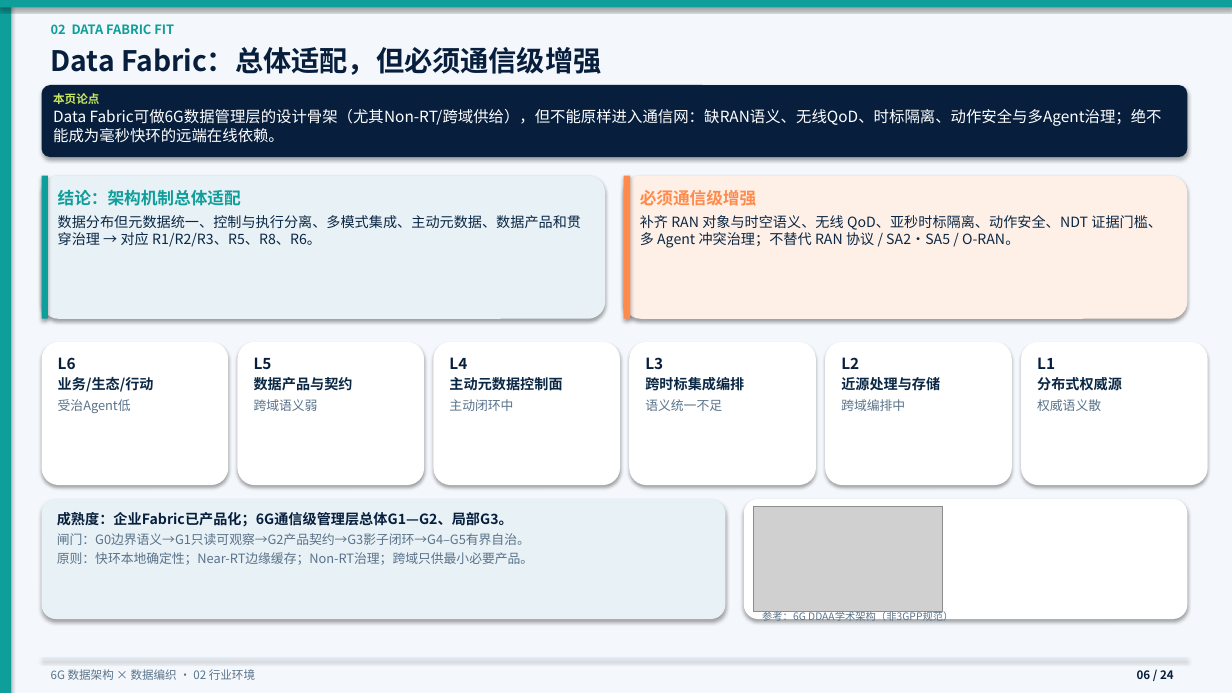
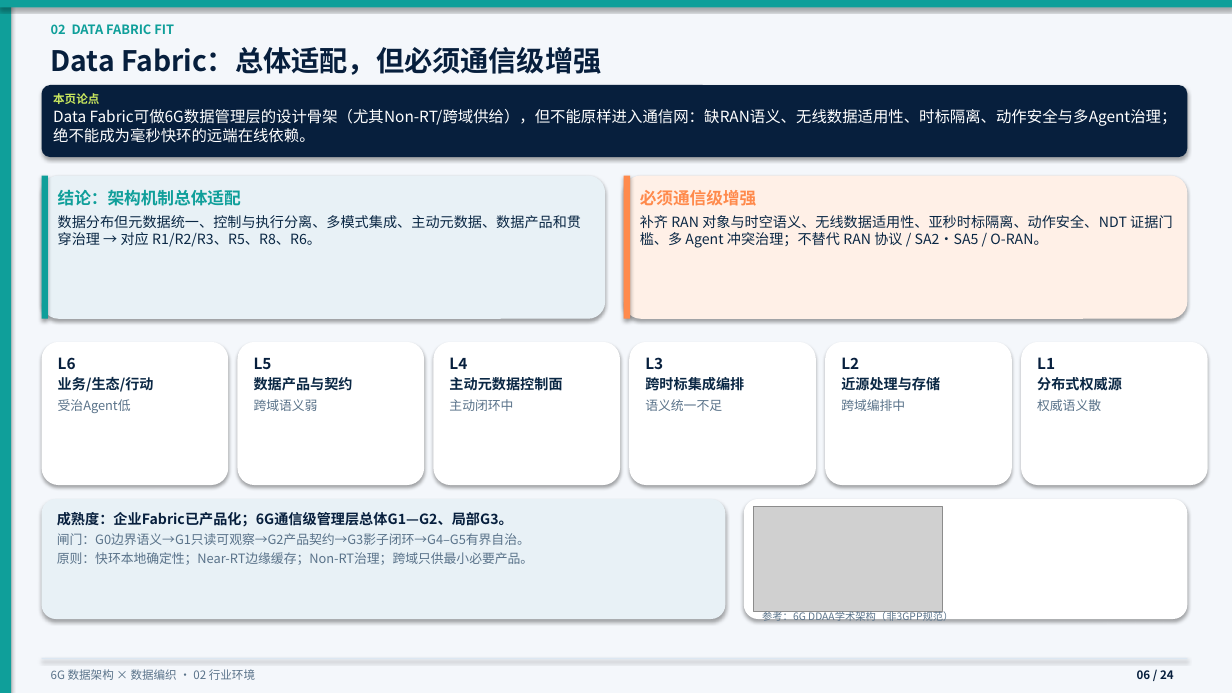
Before and after one commit to newmanxiang/6GDataPlane, a slide deck: slide 6 of reports/6g-data-fabric-strategy-deck.pptx. Drawn at 1232x693 pixels with LibreOffice and Linux fonts; fonts in the diff are those of the drawing; grey boxes stand for pictures. Boxes give left, top, right and bottom in pixels: in the first picture for what was removed or moved away, otherwise in the second. Text is boxed around its words. In the diff, an @@ line names an element or a change of style, - is before the commit and + after.

```diff
--- a/reports/6g-data-fabric-strategy-deck.pptx
+++ b/reports/6g-data-fabric-strategy-deck.pptx
@@ text in rounded rectangle at bbox=[53, 109, 1177, 143]: text changed @@
-Data Fabric可做6G数据管理层的设计骨架（尤其Non-RT/跨域供给），但不能原样进入通信网：缺RAN语义、无线QoD、时标隔离、动作安全与多Agent治理；绝不能成为毫秒快环的远端在线依赖。
+Data Fabric可做6G数据管理层的设计骨架（尤其Non-RT/跨域供给），但不能原样进入通信网：缺RAN语义、无线数据适用性、时标隔离、动作安全与多Agent治理；绝不能成为毫秒快环的远端在线依赖。
@@ text in rounded rectangle at bbox=[640, 215, 1172, 248]: text changed @@
-补齐 RAN 对象与时空语义、无线 QoD、亚秒时标隔离、动作安全、NDT 证据门槛、多 Agent 冲突治理；不替代 RAN 协议 / SA2·SA5 / O-RAN。
+补齐 RAN 对象与时空语义、无线数据适用性、亚秒时标隔离、动作安全、NDT 证据门槛、多 Agent 冲突治理；不替代 RAN 协议 / SA2·SA5 / O-RAN。
```
Also in this commit, not shown: 19 other slides changed, 3 other files.
